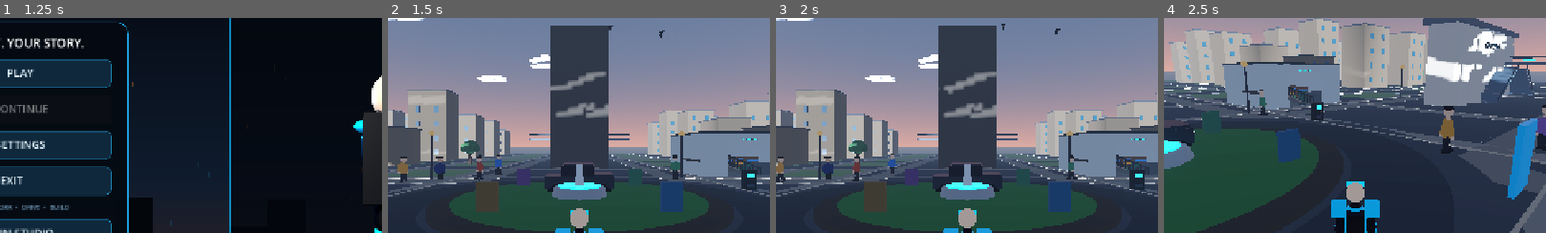
Above: before the commit, frames 1-4 (left to right).
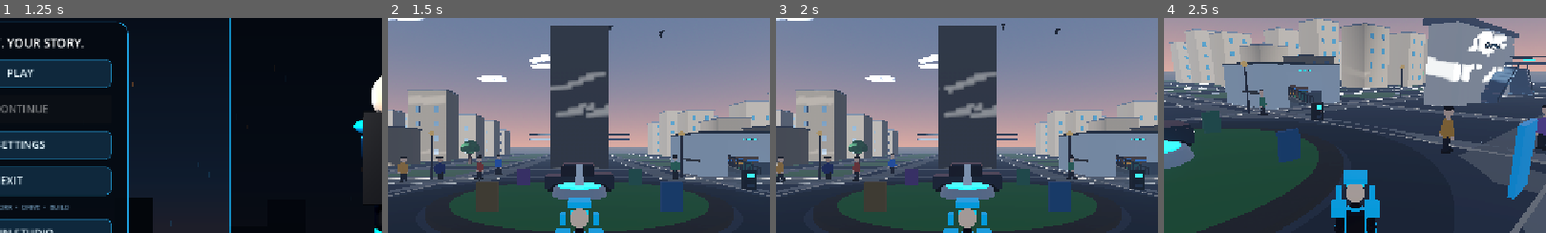
Above: after the commit, the same moments.

Repository: arezosaleh040-wq/Stickman
Game: Godot game, scene res://scenes/main.tscn
Two runs of this game, one before a commit and one after it. Both use one fixed random seed, a clock stepped at 60 frames per second and the inputs below.
Inputs (mouse positions are % of the whole screen's width and height, from its top left):
- Up to frame 1 (1.25 s): click "▲" at 0.5 s
- Up to frame 2 (1.5 s): click "▶ PLAY" at 1.25 s
- Up to frame 3 (2 s): no input
- Up to frame 4 (2.5 s): tap Enter at 2 s; move the mouse to (55, 50) at 2.02 s; hold W (move_forward) from 2.03 s (still down); hold Ctrl (crouch) from 2.03 s (still down); click (55, 50) at 2.17 s; tap Space (jump) at 2.27 s
The pictures show only the part of the screen within x 25-75%, y 20-70%; the shares and areas given below are measured in that part.

Frame 1 is identical in both runs. In frame 2, 0.5% of the frame differs, in the area x 45-56%, y 83-97%; in frame 3, 0.5%; in frame 4, 0.6%, in the area x 45-56%, y 70-85%.
Error in both runs: Invalid call. Nonexistent 'float' constructor. (res://scripts/player.gd:371)

Commit message:
Align helmet armor details with character head

Diff:
--- a/scripts/player.gd
+++ b/scripts/player.gd
@@ -403,9 +403,9 @@
 	_add_box("WaistPlate", Vector3(0, 0.83, -0.15), Vector3(0.31, 0.13, 0.07), accent)
 	_add_box("BackUnit", Vector3(0, 1.28, 0.16), Vector3(0.27, 0.34, 0.18), dark)
 	_add_capsule("NeckSeal", Vector3(0, 1.49, 0), 0.13, 0.16, dark)
-	_add_local_box(body_head, "HelmetCrown", Vector3(0, 0.235, 0.005), Vector3(0.34, 0.085, 0.32), accent)
-	_add_local_box(body_head, "HelmetLeftPod", Vector3(-0.245, 0.015, 0.0), Vector3(0.075, 0.16, 0.18), accent)
-	_add_local_box(body_head, "HelmetRightPod", Vector3(0.245, 0.015, 0.0), Vector3(0.075, 0.16, 0.18), accent)
+	_add_local_box(visual_root, "HelmetCrown", Vector3(0, 1.925, 0.005), Vector3(0.34, 0.085, 0.32), accent)
+	_add_local_box(visual_root, "HelmetLeftPod", Vector3(-0.245, 1.69, 0.0), Vector3(0.075, 0.16, 0.18), accent)
+	_add_local_box(visual_root, "HelmetRightPod", Vector3(0.245, 1.69, 0.0), Vector3(0.075, 0.16, 0.18), accent)
 	_add_local_box(body_torso, "ChestArmorPlate", Vector3(0, 0.06, -0.178), Vector3(0.34, 0.34, 0.075), accent)
 	_add_local_box(body_torso, "ChestLeftRib", Vector3(-0.205, 0.015, -0.105), Vector3(0.065, 0.22, 0.075), dark)
 	_add_local_box(body_torso, "ChestRightRib", Vector3(0.205, 0.015, -0.105), Vector3(0.065, 0.22, 0.075), dark)
